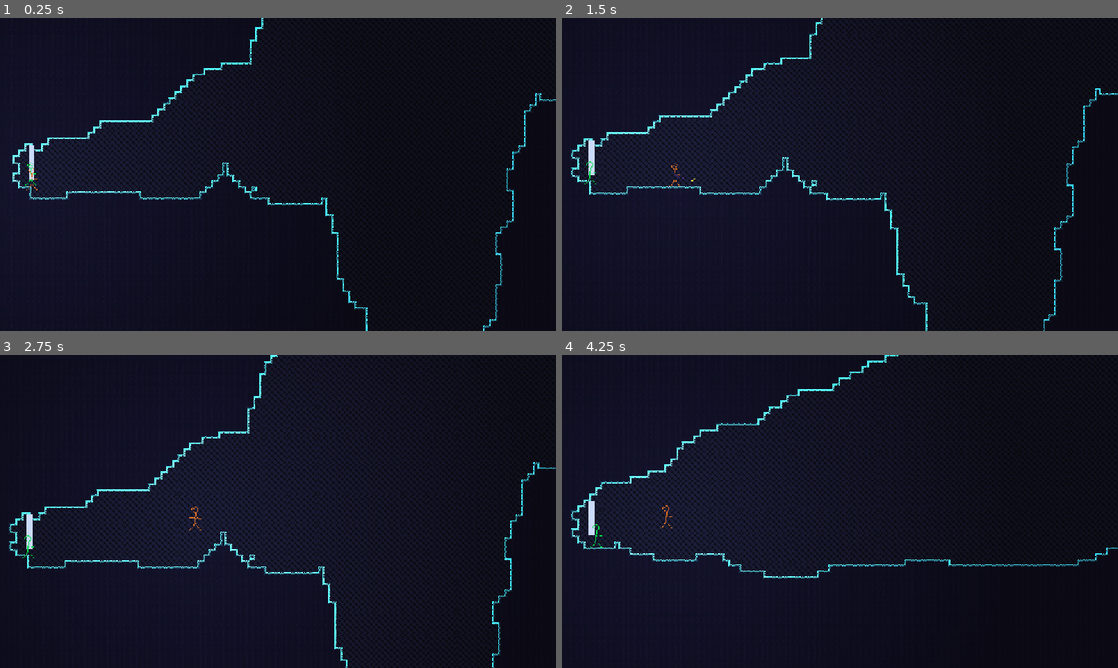
Above: before the commit, frames 1-4 (two rows, left to right).
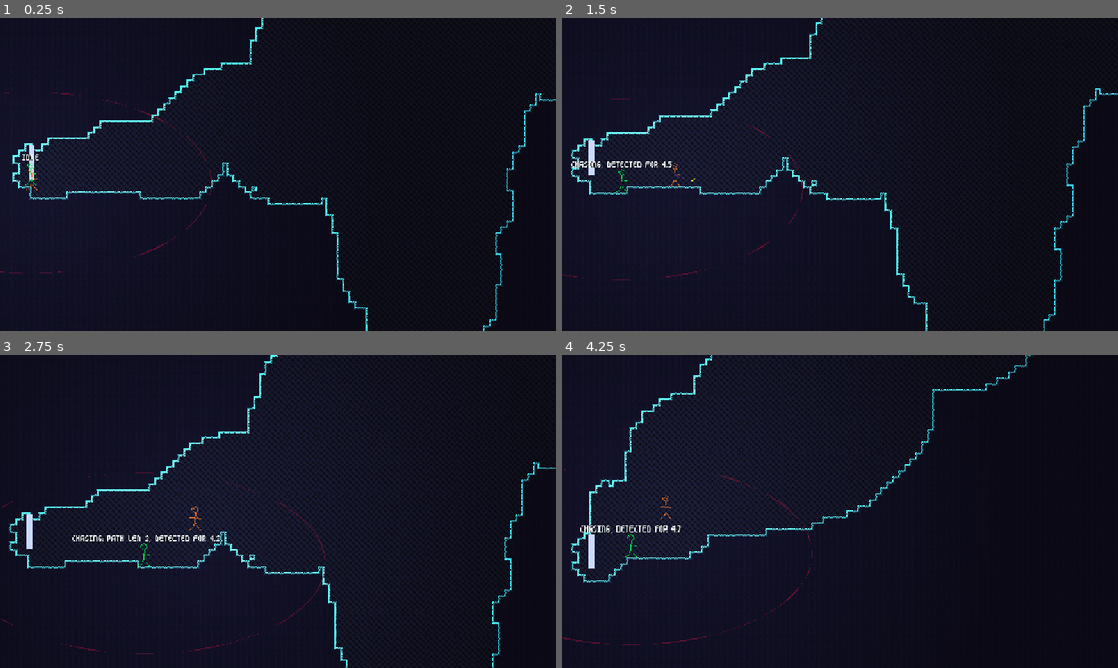
Above: after the commit, the same moments.

Repository: henreedev/exponential-climb
Game: Godot game, scene res://scenes/game.tscn
Same seed, same stepped clock (60 frames per second), same inputs: the game is played once before the commit and once after it. The engine's default icon, where the game draws it, is replaced by a stand-in: a white triangle on a blue panel in a dark square.
Inputs (mouse positions are in pixels of both pictures, inside the frame that each line leads up to):
- Up to frame 1 (0.25 s): no input
- Up to frame 2 (1.5 s): move the mouse to (962, 158) at 0.52 s; hold Space (jump) 0.53-1.28 s; hold D (move_right) from 0.53 s (still down); move the mouse to (728, 190) at 1.27 s; click (728, 190) at 1.35 s
- Up to frame 3 (2.75 s): tap Space (jump) at 1.52, 1.55, 1.82, 2.3 s; move the mouse to (333, 442) at 2.02 s; release D (move_right) at 2.03 s; hold A (move_left) from 2.03 s (still down); hold Right mouse button (secondary_attack) from 2.03 s (still down)
- Up to frame 4 (4.25 s): move the mouse to (812, 574) at 2.77 s; release A (move_left) at 2.78 s; release Right mouse button (secondary_attack) at 2.78 s; hold D (move_right) from 2.78 s (still down); tap Middle mouse button (teleport_enemy) at 2.85 s; tap Space (jump) at 3.02, 3.05, 3.32, 3.77, 3.8, 4.07 s; move the mouse to (1006, 558) at 3.52 s; hold R (test_generate_new_room) from 3.53 s (still down); tap F1 (test_navigation) at 4.15 s

The runs differ from the first frame. In frame 1, 0.2% of the frame differs, in the area x 0-39%, y 23-82%; in frame 2, 0.4%; in frame 3, 0.5%; in frame 4, 11%, in the area x 0-100%, y 0-93%.

Commit message:
add enemy state-based behavior

Diff:
--- a/scenes/enemy/enemy.tscn
+++ b/scenes/enemy/enemy.tscn
@@ -1,7 +1,8 @@
-[gd_scene load_steps=5 format=3 uid="uid://bjpl1f6uhbgpm"]
+[gd_scene load_steps=6 format=3 uid="uid://bjpl1f6uhbgpm"]
 
 [ext_resource type="Texture2D" uid="uid://b3jd426l5sy18" path="res://assets/image/player/player.png" id="1_4a83h"]
 [ext_resource type="Script" uid="uid://4oi471orhtl8" path="res://scripts/enemy/enemy.gd" id="1_a3pup"]
+[ext_resource type="LabelSettings" uid="uid://bnsw2o4et0uh6" path="res://resources/utilities/damage_number_label_settings.tres" id="3_40wdo"]
 
 [sub_resource type="CapsuleShape2D" id="CapsuleShape2D_a3pup"]
 radius = 3.0
@@ -38,3 +39,13 @@
 position = Vector2(0, -12)
 shape = SubResource("RectangleShape2D_a3pup")
 debug_color = Color(0.972, 0, 0.445, 0.045)
+
+[node name="DebugLabel" type="Label" parent="."]
+custom_minimum_size = Vector2(200, 0)
+offset_left = -100.0
+offset_top = -42.0
+offset_right = 100.0
+offset_bottom = -19.0
+text = "IDLE"
+label_settings = ExtResource("3_40wdo")
+horizontal_alignment = 1
--- a/scripts/enemy/enemy.gd
+++ b/scripts/enemy/enemy.gd
@@ -27,17 +27,43 @@
 var state : State
 
 #region Player detection
-## The radius within which the enemy will path to the player if they have LOS.
-const PLAYER_DETECTION_RADIUS := 300.0
+## The radius within which the enemy will path to the player.
+const PLAYER_DETECTION_RADIUS := 250.0
 const PLAYER_DETECTION_RADIUS_SQRD := PLAYER_DETECTION_RADIUS * PLAYER_DETECTION_RADIUS
 ## Multiply y by this value when checking player distance, so as to detect the player in a horizontal oval shape
 const PLAYER_DETECTION_Y_MULT := 0.5
 ## The time between detection radius checks.
 const DETECTION_INTERVAL := 1.0
-## Whether the enemy is in range to LOS check the player.
-var detects_player := false
+var detection_check_timer := DETECTION_INTERVAL
+
+## The time the player remains detected after a successful radius check.
+const DETECTION_DURATION := 5.0
+## Whether the player has recently been in the detection radius.
+var player_detected := false
+## How much longer the player is detected for.
+var detection_duration_timer := 0.0
+## The minimum interval between regenerating paths when the current one is outdated.
+const REGENERATE_INTERVAL := 0.5
+var regenerate_path_timer := 0.0
+## The last point in a generated path, to be distance checked with the player when deciding if a path is outdated.
+var original_endpoint : Vector2
+## The distance between the player and the last point in the path required for a path to be outdated.
+const ENDPOINT_DISTANCE_THRESHOLD := 80.0
+@onready var debug_label: Label = $DebugLabel
+
 var player : Player
+const PLAYER_FEET_OFFSET := Vector2(0, 12)
 #region Player detection
+
+#region Movement and physics
+## The direction the enemy will try to move in.
+var movement_dir := Vector2.ZERO
+const BASE_MOVEMENT_ACCEL := 12.0
+var movement_speed : Stat
+var jump_strength : Stat
+var gravity : Stat
+var on_floor := false
+#endregion Movement and physics
 
 #region Health
 const DEFAULT_MAX_HEALTH := 100
@@ -62,19 +88,14 @@
 #endregion Attack stats
 
 
-#region Physics vars
-var movement_speed : Stat
-var jump_strength : Stat
-var gravity : Stat
-
-#endregion Physics vars
-
 #region Pathfinding vars
 var currentPath : Array # of Vector2 or null
 var currentTarget # Vector2 or null
 
 var padding = 1
 var finishPadding = 5
+## True when a jump was required but enemy was midair. Causes a jump upon landing.
+var jump_once_on_floor := false
 #endregion Pathfinding vars
 
 # Called when the node enters the scene tree for the first time.
@@ -125,10 +146,91 @@
 	diff.y *= PLAYER_DETECTION_Y_MULT
 	return diff.length_squared() < PLAYER_DETECTION_RADIUS_SQRD
 
+func check_player_detection():
+	if detection_check_timer <= 0:
+		# Check if can detect player right now
+		if player_in_detection_radius():
+			detection_duration_timer = DETECTION_DURATION
+			player_detected = true
+		detection_check_timer = DETECTION_INTERVAL * _get_timer_randomness()
+	if detection_duration_timer <= 0:
+		player_detected = false
+
+func tick_detection_timers(delta : float):
+	if detection_check_timer > 0:
+		detection_check_timer -= delta
+	if detection_duration_timer > 0:
+		detection_duration_timer -= delta
+
+func _get_timer_randomness():
+	return randf_range(0.9, 1.1)
+
+func _get_rand_sign():
+	return int(randf() >= 0.5) * 2 - 1
+
+
+func act_on_state(delta : float):
+	queue_redraw()
+	match state:
+		State.IDLE:
+			movement_dir = Vector2.ZERO
+			tick_detection_timers(delta)
+			check_player_detection()
+			if player_detected:
+				state = State.CHASING
+		State.CHASING:
+			tick_detection_timers(delta)
+			check_player_detection()
+			if regenerate_path_timer > 0: regenerate_path_timer -= delta
+			if player_detected:
+				# Check if has a path; if not, try to get one (on an interval)
+				if not currentPath and not currentTarget and regenerate_path_timer <= 0:
+					find_path(player.global_position + PLAYER_FEET_OFFSET)
+				# If path:
+				if currentPath or currentTarget:
+					# Regenerate if player is ENDPOINT_DISTANCE_THRESHOLD away from original endpoint
+					if regenerate_path_timer <= 0 and \
+							original_endpoint.distance_to(player.global_position) > ENDPOINT_DISTANCE_THRESHOLD:
+						find_path(player.global_position + PLAYER_FEET_OFFSET)
+						print("REGENERATED")
+					# Move actual endpoint to player position (TODO)
+
+			# If path:
+				# Move along the path
+			if currentPath or currentTarget:
+				# Pathfinding movement
+				path_towards_target()
+			else:
+				movement_dir = Vector2.ZERO
+			# Transition out of the state if player isn't detected and there isn't an old path to follow
+			if not player_detected and not currentPath and not currentTarget:
+				currentPath = []
+				currentTarget = null
+				state = State.IDLE
+		State.ATTACKING:
+			pass
+		State.STUNNED:
+			pass
+	debug_label.text = get_state_string()
+
 func player_in_los():
 	var result = Pathfinding.do_raycast(global_position, player.global_position)
 	return result != Vector2.INF
 
+func get_state_string():
+	match state:
+		State.IDLE:
+			return "IDLE" + (("TARGET = " + str(currentTarget) + ", DISTANCE = " + str(currentTarget.distance_to(position)).pad_decimals(1)) if currentTarget else "")
+		State.CHASING:
+			return "CHASING" + ((": PATH LEN " + str(len(currentPath))) if currentPath else "") + ((", DETECTED FOR " + str(detection_duration_timer).pad_decimals(1)) if detection_duration_timer > 0 else ", NOT DETECTED")
+		State.STUNNED:
+			return "STUNNED"
+		State.ATTACKING:
+			return "ATTACKING"
+
+func _draw():
+	draw_set_transform(Vector2.ZERO, 0, Vector2(1, 0.5))
+	draw_circle(Vector2.ZERO, PLAYER_DETECTION_RADIUS, Color(Color.CRIMSON, 0.4), false, 1.0)
 
 
 #endregion Player detection methods
@@ -138,55 +240,86 @@
 	if len(currentPath) == 0:
 		currentTarget = null
 		return
-
-	currentTarget = currentPath.pop_front()
+	if not jump_once_on_floor:
+		currentTarget = currentPath.pop_front()
 
 	# Jump action
 	if currentTarget == null:
-		jump()
-		nextPoint()
+		if jump(): # Go to next point if jump was successful
+			nextPoint()
 
 func jump():
 	if is_on_floor():
 		velocity.y = -jump_strength.value()
+		jump_once_on_floor = false
+		return true
+	else:
+		jump_once_on_floor = true
+		return false # unsuccessful jump
 
 # Called every frame. 'delta' is the elapsed time since the previous frame.
-func _physics_process(delta):
+func _physics_process(delta : float):
+	# Update state, setting `movement_dir`.
+	act_on_state(delta)
+
+	# Ensure velocity does not grow while at a visible standstill
+	if get_real_velocity().length_squared() < 0.005:
+		velocity = get_real_velocity()
 	# From mouse position, raycast down and tell the enemy to go to hit position
 	if Input.is_action_just_pressed("test_navigation"):
 		var mouse_pos = get_global_mouse_position()
 		var target_pos = Pathfinding.do_raycast(mouse_pos, Vector2(mouse_pos.x, mouse_pos.y + 1000))
 		if target_pos != Vector2.INF:
-			currentPath = Pathfinding.find_path(position, target_pos)
-			nextPoint()
+			find_path(target_pos)
 	# Teleport enemy to mouse position
 	if Input.is_action_just_pressed("teleport_enemy"):
 		global_position = get_global_mouse_position()
 
-	# Pathfinding movement
-	path_towards_target()
-
+
+
+	# Move horizontally.
+	var speed = movement_speed.value()
+	var direction : Vector2 = movement_dir * speed
+	#var accel_mod = 1.0 if is_on_floor() else AIR_ACCEL_MOD # Slows acceleration in air
+	var accel_speed = speed * BASE_MOVEMENT_ACCEL # * accel_mod
+
+	# Move platforming velocity x in input direction
+	velocity.x = move_toward(velocity.x, direction.x, accel_speed * delta)
+	# Gravity
 	if !is_on_floor():
 		velocity.y += gravity.value() * delta
 
 
 	move_and_slide()
 
+func _check_floor_landing():
+	if is_on_floor() and not on_floor: # Just landed
+		if jump_once_on_floor:
+			nextPoint()
+	on_floor = is_on_floor()
+
+func find_path(target_pos : Vector2):
+	regenerate_path_timer = REGENERATE_INTERVAL * _get_timer_randomness()
+	currentPath = Pathfinding.find_path(position, target_pos)
+	if len(currentPath) > 0 and currentPath[-1] != null:
+		# Set original endpoint
+		original_endpoint = currentPath[-1]
+	nextPoint()
+
 
 func path_towards_target():
-	var speed = movement_speed.value()
 	if currentTarget:
 		if (currentTarget.x - padding > position.x):
-			velocity.x = speed
+			movement_dir.x = 1
 		elif (currentTarget.x + padding < position.x):
-			velocity.x = -speed
+			movement_dir.x = -1
 		else:
-			velocity.x = 0
-
-		if position.distance_to(currentTarget) < finishPadding and is_on_floor():
+			movement_dir.x = 0
+
+		if (abs(position.x - currentTarget.x) < finishPadding) and is_on_floor():
 			nextPoint()
 	else:
-		velocity.x = 0
+		movement_dir.x = 0
 #endregion Pathfinding methods
 
 #region Stat calculation methods
--- a/scripts/weapons/grapple_hook/hook.gd
+++ b/scripts/weapons/grapple_hook/hook.gd
@@ -48,7 +48,7 @@
 
 ## Map collisions, to start grappling using.
 func _on_body_entered(body):
-	if (body is TileMapLayer or Global.is_map_collider(body)) and not moving_towards_player:
+	if (body is TileMapLayer or Global.is_map_collider(body)) and not collision_layer == 0:
 		set_deferred("freeze", true)
 		hooked_on_surface.emit()
 
